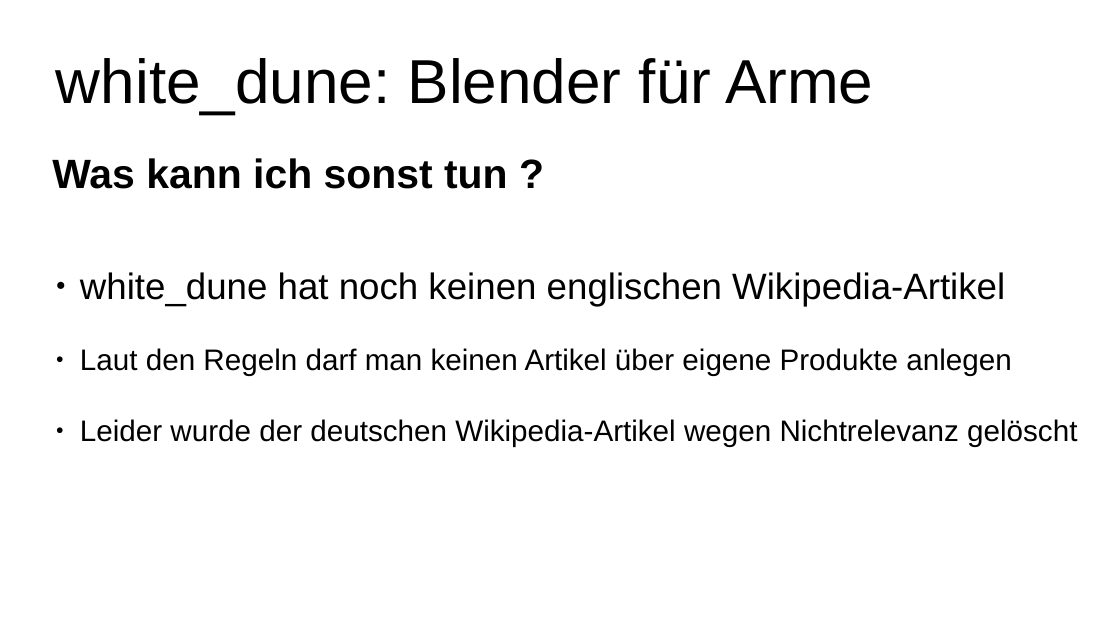
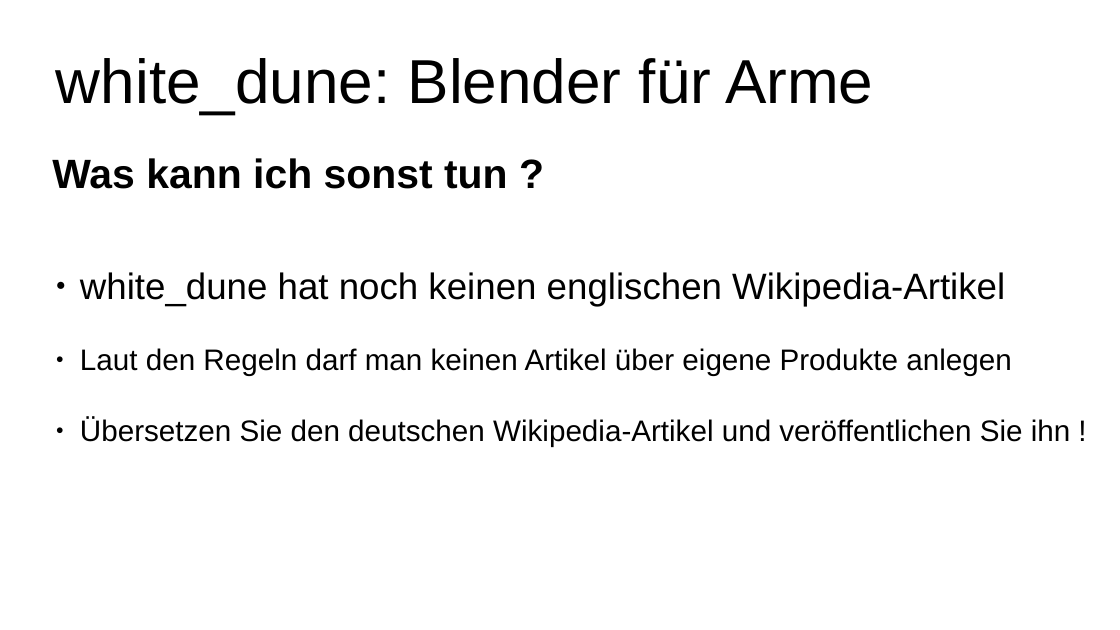
Before and after one commit to mufti11/white_dune, a slide deck: slide 12 of docs/usage_docs/white_dune_rasberry_pi.odp. Drawn at 1120x630 pixels with LibreOffice and Linux fonts; fonts in the diff are those of the drawing. Boxes give left, top, right and bottom in pixels: in the first picture for what was removed or moved away, otherwise in the second. Text is boxed around its words. In the diff, an @@ line names an element or a change of style, - is before the commit and + after.

Commit message:
white_dune 1.804

```diff
--- a/docs/usage_docs/white_dune_rasberry_pi.odp
+++ b/docs/usage_docs/white_dune_rasberry_pi.odp
@@ text at (80,418,1071,447): text changed @@
-● Leider wurde der deutschen Wikipedia-Artikel wegen Nichtrelevanz gelöscht
+● Übersetzen Sie den deutschen Wikipedia-Artikel und veröffentlichen Sie ihn !
```
Also in this commit, not shown: 9 other files.
